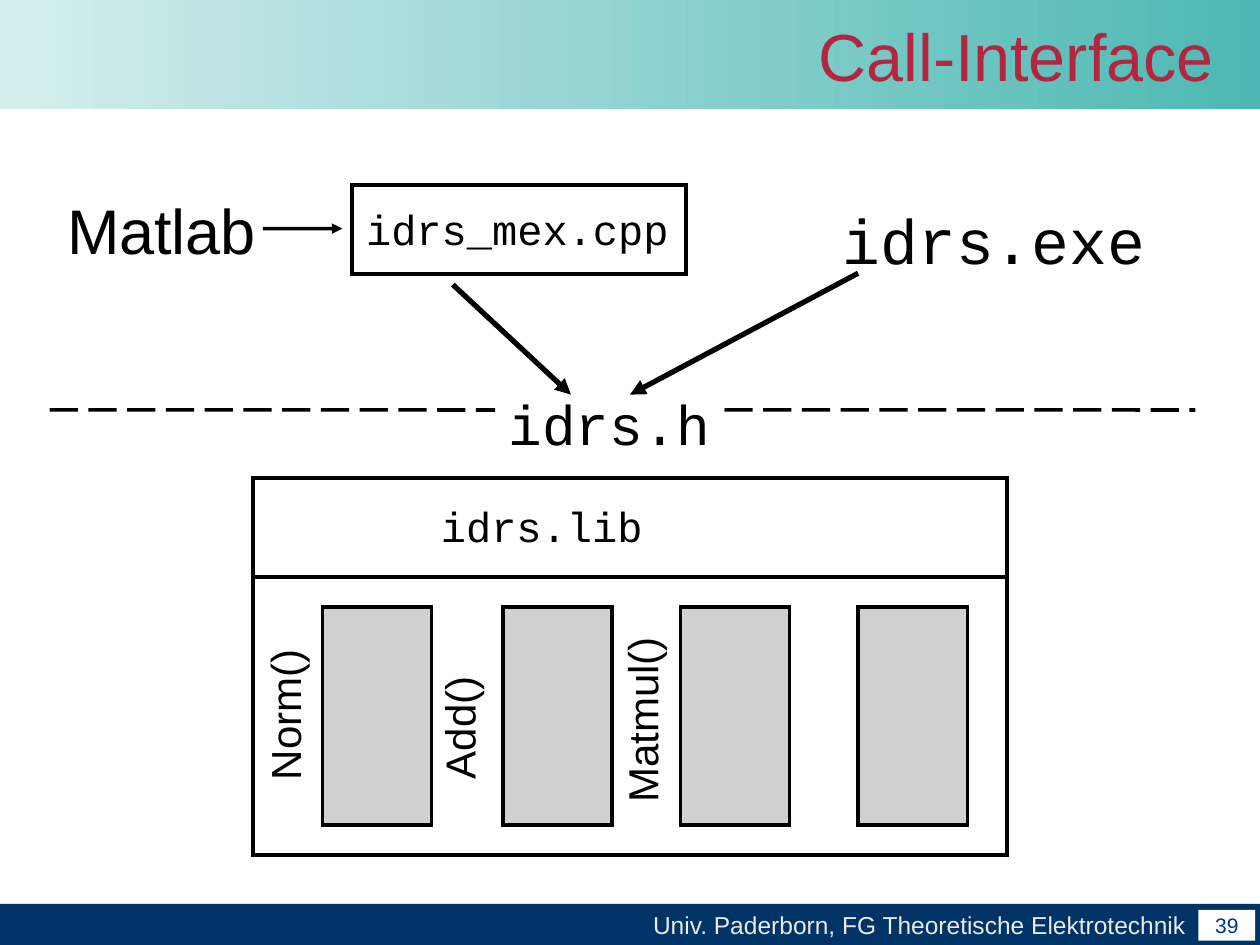
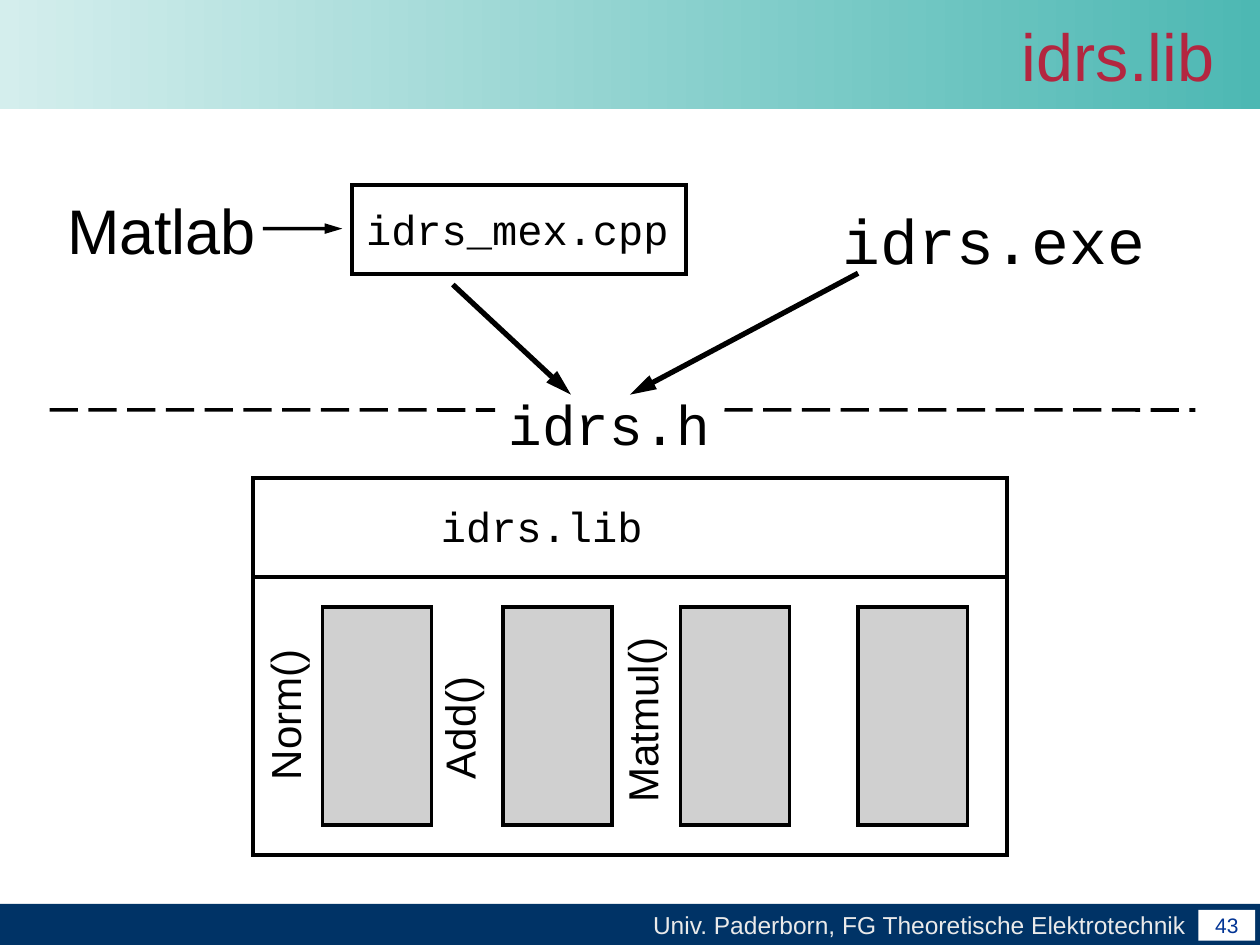
Before and after one commit to unconditional/projektarbeitcuda, a slide deck: slide 43 of Abschlussvortrag/Abschlussvortrag der Projektarbeit CUDA.ppt (slide 39 before the commit). Drawn at 1260x945 pixels with LibreOffice and Linux fonts; fonts in the diff are those of the drawing; grey boxes stand for pictures; background and template pictures are left out. Boxes give left, top, right and bottom in pixels: in the first picture for what was removed or moved away, otherwise in the second. Text is boxed around its words. In the diff, an @@ line names an element or a change of style, - is before the commit and + after.

```diff
--- a/Abschlussvortrag/Abschlussvortrag der Projektarbeit CUDA.ppt
+++ b/Abschlussvortrag/Abschlussvortrag der Projektarbeit CUDA.ppt
@@ title at (x1=1022, y1=33, x2=1214, y2=82): text changed @@
-Call-Interface
+idrs.lib
@@ page number at (x1=1215, y1=918, x2=1238, y2=934): text changed @@
-39
+43
```
Also in this commit, not shown: 6 other slides changed, 6 slides added, 2 slides removed.
